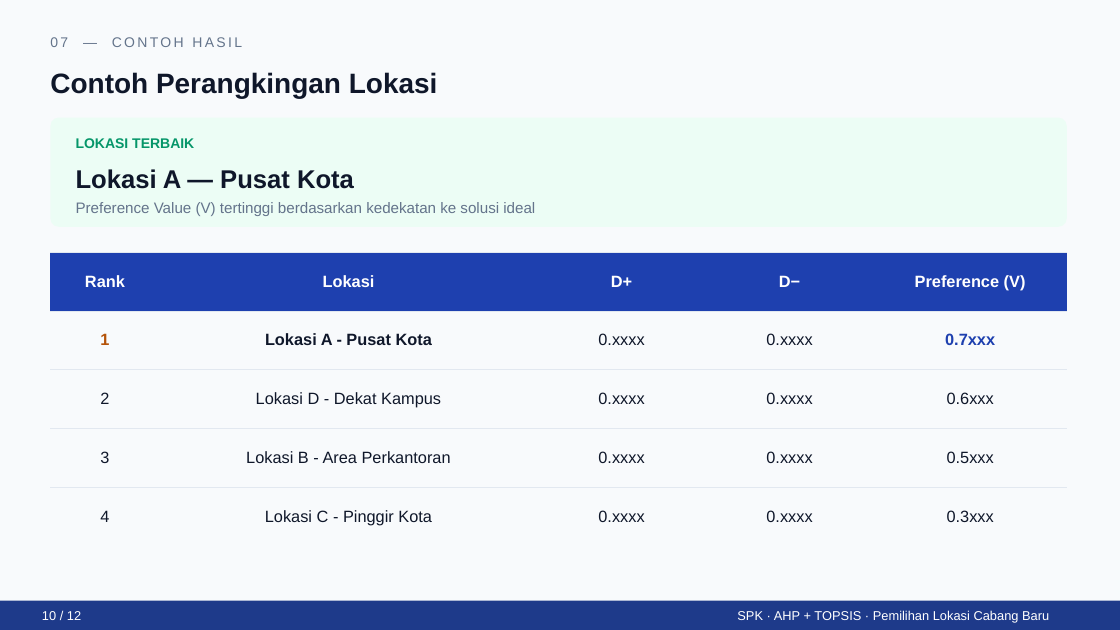
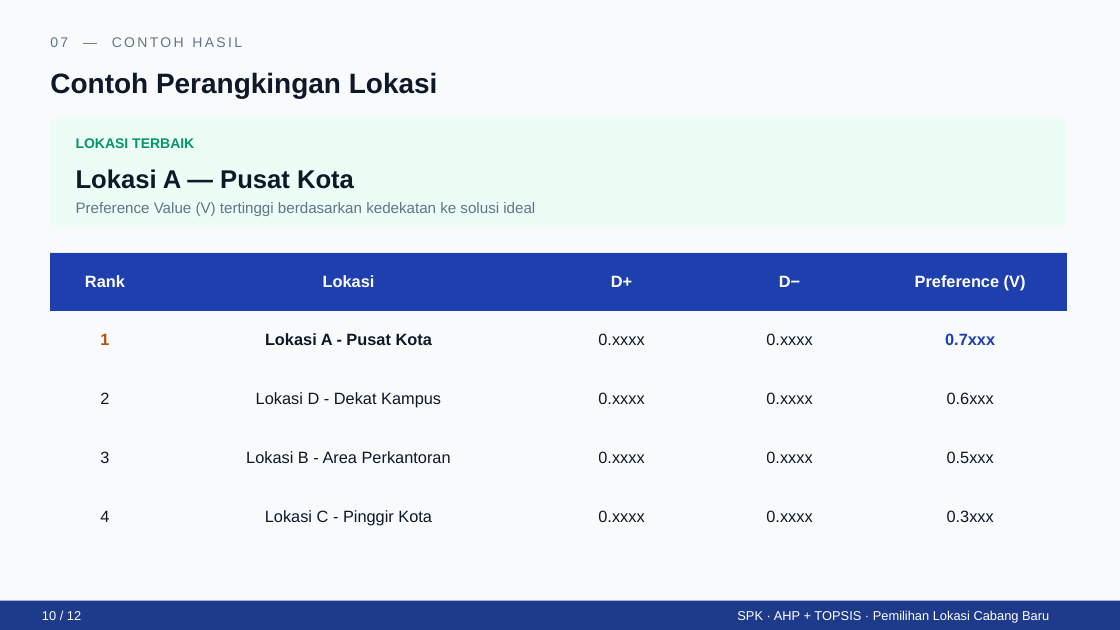
Before and after one commit to AndreasAndityaTI/tugas_spk, a slide deck: slide 10 of Presentasi_SPK_Pemilihan_Lokasi_Cabang_Baru.pptx. Drawn at 1120x630 pixels with LibreOffice and Linux fonts; fonts in the diff are those of the drawing. Boxes give left, top, right and bottom in pixels: in the first picture for what was removed or moved away, otherwise in the second. Text is boxed around its words. In the diff, an @@ line names an element or a change of style, - is before the commit and + after.

```diff
--- a/Presentasi_SPK_Pemilihan_Lokasi_Cabang_Baru.pptx
+++ b/Presentasi_SPK_Pemilihan_Lokasi_Cabang_Baru.pptx
@@ table at (x1=50, y1=252, x2=1067, y2=546) @@
@@ borders changed @@
```
Also in this commit, not shown: 1 other slide changed, 1 other file.
